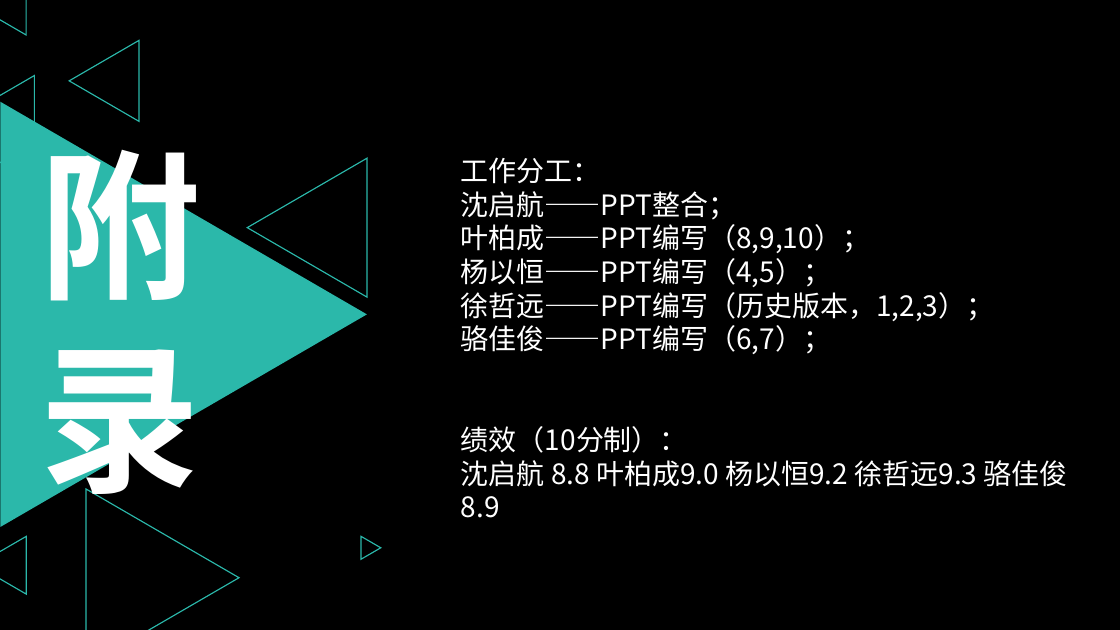
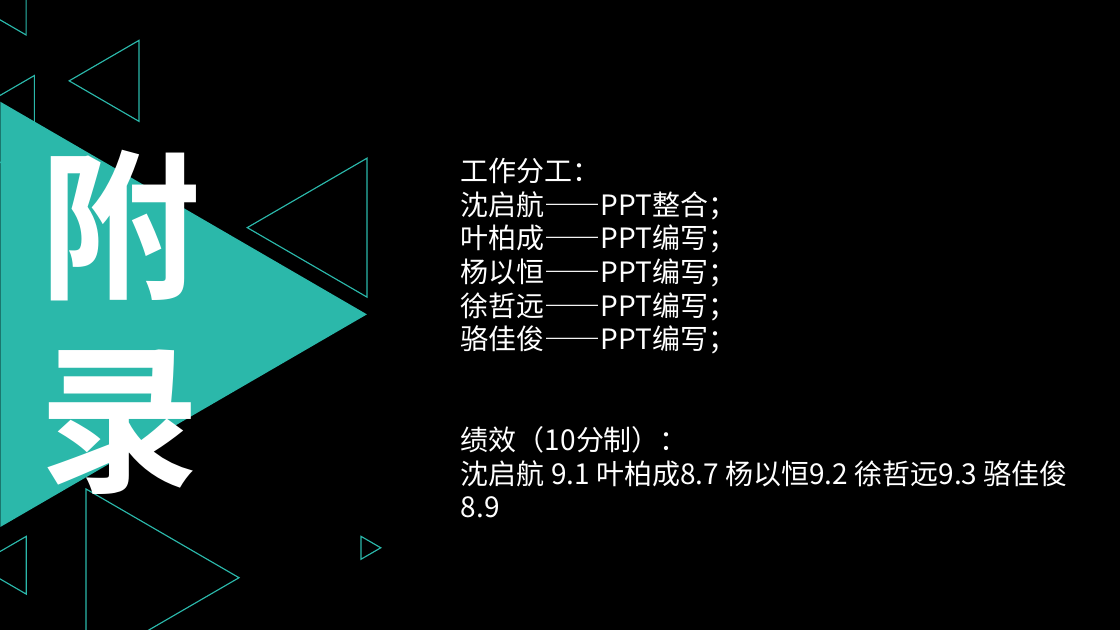
Before and after one commit to PRD2018-G03/PRD2018-G03-SoftwareEngineeringProject, a slide deck: slide 100 of 非受控文档/1_沈启航/PPT/需求项目工程计划评审PPT.pptx (slide 106 before the commit). Drawn at 1120x630 pixels with LibreOffice and Linux fonts; fonts in the diff are those of the drawing. Boxes give left, top, right and bottom in pixels: in the first picture for what was removed or moved away, otherwise in the second. Text is boxed around its words. In the diff, an @@ line names an element or a change of style, - is before the commit and + after.

```diff
--- a/非受控文档/1_沈启航/PPT/需求项目工程计划评审PPT.pptx
+++ b/非受控文档/1_沈启航/PPT/需求项目工程计划评审PPT.pptx
@@ text at (461,224,736,354): text changed @@
-叶柏成——PPT编写（8,9,10）；
-杨以恒——PPT编写（4,5）；
-徐哲远——PPT编写（历史版本，1,2,3）；
-骆佳俊——PPT编写（6,7）；
+叶柏成——PPT编写；
+杨以恒——PPT编写；
+徐哲远——PPT编写；
+骆佳俊——PPT编写；
@@ text at (461,460,1068,518): text changed @@
-沈启航 8.8 叶柏成9.0 杨以恒9.2 徐哲远9.3 骆佳俊8.9
+沈启航 9.1 叶柏成8.7 杨以恒9.2 徐哲远9.3 骆佳俊8.9
```
Also in this commit, not shown: 20 other slides changed, 9 slides added, 15 slides removed, 3 other files.
